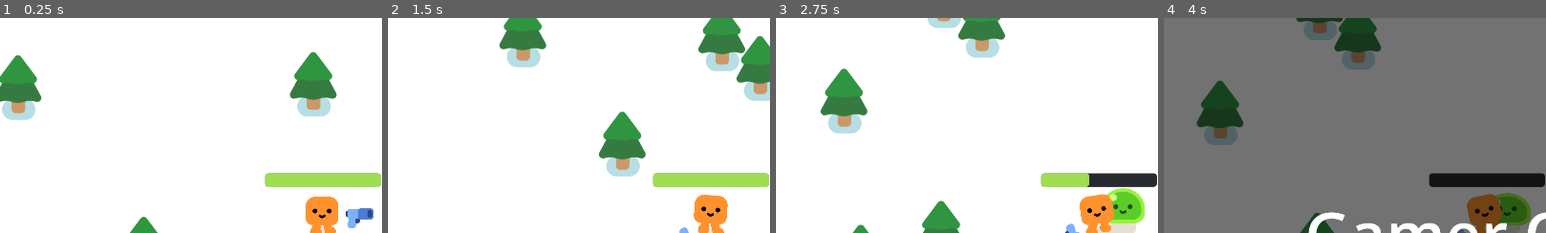
Above: before the commit, frames 1-4 (left to right).
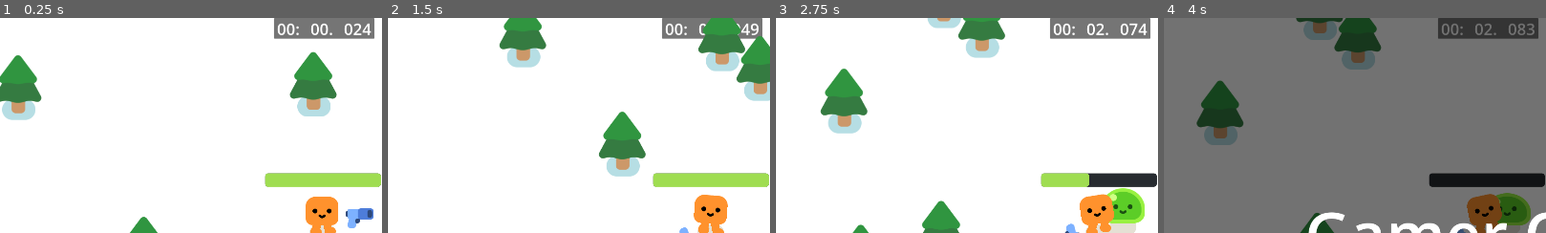
Above: after the commit, the same moments.

Repository: monkeytickler812/Final-Project
Game: Godot game, scene res://survivors_game.tscn
Two runs of this game, one before a commit and one after it. Both use one fixed random seed, a clock stepped at 60 frames per second and the inputs below.
Inputs:
- Up to frame 1 (0.25 s): no input
- Up to frame 2 (1.5 s): hold D (move_right) 0.53-1.28 s; hold S (move_down) from 1.28 s (still down)
- Up to frame 3 (2.75 s): release S (move_down) at 2.03 s; hold D (move_right) from 2.03 s (still down)
- Up to frame 4 (4 s): release D (move_right) at 2.78 s; hold W (move_up) 2.78-3.53 s; tap Enter at 3.5 s; hold A (move_left) from 3.53 s (still down)
The pictures show only the part of the screen within x 8-58%, y 0-50%; the shares and areas given below are measured in that part.

The runs differ from the first frame. In frame 1, 2.3% of the frame differs, in the area x 71-98%, y 0-10%; in frame 2, 1.5%; in frame 3, 2.3%; in frame 4, 2.2%.

Commit message:
added time counter

Diff:
--- /dev/null
+++ b/Vampire Survivors/TimeCounter.gd
@@ -0,0 +1,22 @@
+extends Panel
+
+
+var time: float = 0.0
+var minutes: int = 0
+var  seconds: int = 0
+var msec: int = 0
+
+func _process(delta) -> void:
+	time += delta
+	msec = fmod(time, 1) * 100
+	seconds = fmod(time, 60)
+	minutes = fmod(time, 3600) / 60
+	$Minutes.text = "%02d:" % minutes
+	$Seconds.text = "%02d." % seconds
+	$Msecs.text = "%03d" % msec
+
+func stop() -> void:
+	set_process(false)
+
+func get_time_formatted() -> String:
+	return "%02d:%02d.%03d" % [minutes, seconds, msec]
--- a/Vampire Survivors/survivors_game.tscn
+++ b/Vampire Survivors/survivors_game.tscn
@@ -1,7 +1,8 @@
-[gd_scene load_steps=5 format=3 uid="uid://bg4luoeda42b7"]
+[gd_scene load_steps=6 format=3 uid="uid://bg4luoeda42b7"]
 
 [ext_resource type="PackedScene" uid="uid://chsvb512kqnih" path="res://player.tscn" id="1_2j8g4"]
 [ext_resource type="Script" path="res://survivors_game.gd" id="1_4anbx"]
+[ext_resource type="Script" path="res://TimeCounter.gd" id="2_18w75"]
 [ext_resource type="PackedScene" uid="uid://dryk4uhqrwt4r" path="res://pine_tree.tscn" id="2_qwcls"]
 
 [sub_resource type="Curve2D" id="Curve2D_4yonc"]
@@ -20,6 +21,48 @@
 [node name="ColorRect" type="ColorRect" parent="CanvasLayer"]
 offset_right = 1950.0
 offset_bottom = 1104.0
+
+[node name="TimeCounter" type="Panel" parent="CanvasLayer"]
+anchors_preset = 5
+anchor_left = 0.5
+anchor_right = 0.5
+offset_left = -123.0
+offset_right = 130.0
+offset_bottom = 52.0
+grow_horizontal = 2
+script = ExtResource("2_18w75")
+
+[node name="Minutes" type="Label" parent="CanvasLayer/TimeCounter"]
+layout_mode = 1
+offset_left = 8.0
+offset_right = 75.0
+offset_bottom = 55.0
+theme_override_font_sizes/font_size = 40
+text = "00:"
+
+[node name="Seconds" type="Label" parent="CanvasLayer/TimeCounter"]
+layout_mode = 1
+anchors_preset = 5
+anchor_left = 0.5
+anchor_right = 0.5
+offset_left = -35.0
+offset_right = 35.0
+offset_bottom = 55.0
+grow_horizontal = 2
+theme_override_font_sizes/font_size = 40
+text = "00."
+
+[node name="Msecs" type="Label" parent="CanvasLayer/TimeCounter"]
+layout_mode = 1
+anchors_preset = 1
+anchor_left = 1.0
+anchor_right = 1.0
+offset_left = -77.0
+offset_right = -8.0
+offset_bottom = 55.0
+grow_horizontal = 0
+theme_override_font_sizes/font_size = 40
+text = "000"
 
 [node name="Player" parent="." instance=ExtResource("1_2j8g4")]
 position = Vector2(940, 545)
